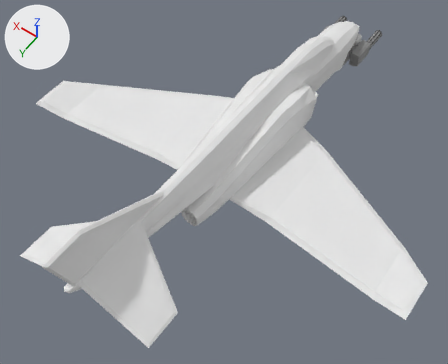
Renders of the Blender file Flyplane/Flyplane/assets/Spectre/Spectre.blend from each side of a commit.
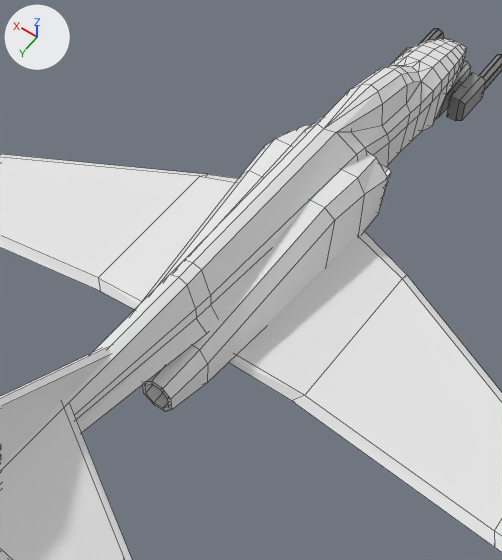
Old and new are each drawn whole from a 50 mm lens placed at (-4.18, 7.32, 8.35), pointed at (-0.21, 1.76, -0.38) and again close up on the part from 23% to 85% of the width and 0% to 85% of the height. Lighting does not change. The marker at upper left points along +X, +Y and +Z. The close-ups show mesh edges as thin lines.

Script lines for the objects in view, before the commit:
```python
me_cube_006 = bpy.data.meshes.new('Cube.006')
me_cube_006.from_pydata(...)  # 310 vertices, 247 faces; spans x 0.0..4.01, y -3.43..5.41, z -0.81..1.52
me_cube_006.materials.append(mat_material)  # white #e7e7e7
me_cube_012 = bpy.data.meshes.new('Cube.012')
me_cube_012.from_pydata(...)  # 28 vertices, 19 faces; spans x 0.347..0.545, y -0.915..0.264, z -0.171..0.148
me_cube_012.materials.append(mat_spectre_tex_png)  # picture img_spectre_tex_png
ob_airframe = bpy.data.objects.new('Airframe', me_cube_006)
ob_airframe.location = (0.0, 0.0, 0.0)
_m = ob_airframe.modifiers.new('Mirror', 'MIRROR')
_m.use_clip = True
ob_guns = bpy.data.objects.new('Guns', me_cube_012)
ob_guns.location = (0.0, -3.01, -0.61)
_m = ob_guns.modifiers.new('Mirror', 'MIRROR')
```
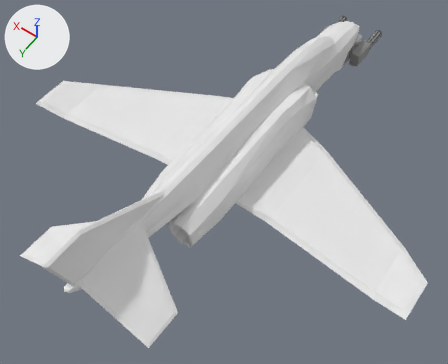
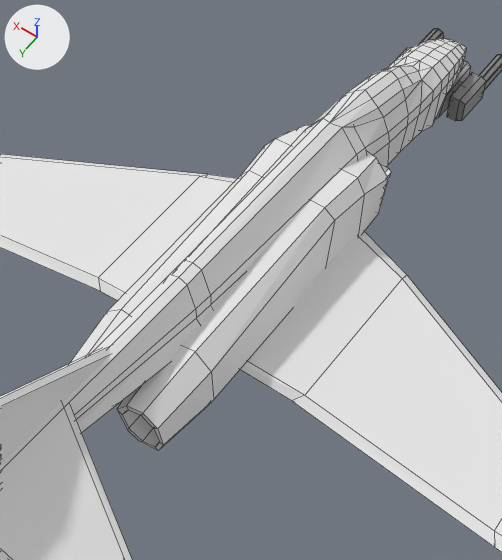
Edits to the bpy script that builds the scene:
```text
Change me_cube_006:
    where me_cube_006.from_pydata(...)  # 310 vertices, 247 faces; spans x 0.0..4.01, y -3.43..5.41, z -0.81..1.52
    used by ob_airframe; location = (0.0, 0.0, 0.0)
    me_cube_006 part 1: 32 of 310 vertices moved; they spanned x 0.0..0.47, y 2.3..2.81, z -0.51..0.03 and now span x 0.0..0.65, y 2.43..3.18, z -0.61..0.19; mean shift (0.09, 0.25, -0.01); largest move (0.3, 2.8, -0.39) -> (0.48, 3.15, -0.45)
    me_cube_006 part 2: 18 of 310 vertices moved; they spanned x 0.0..0.32, y -2.28..-0.35, z 0.0..0.59 and now span x 0.0..0.32, y -2.29..-0.46, z 0.0..0.59; mean shift (0.0, 0.02, 0.01); largest move (0.1, -1.27, 0.49) -> (0.1, -1.13, 0.49)
```

Changed parts and their boxes (x1, y1, x2, y2) in the close-ups (502 x 560 px; the box of a moved part takes in the faces that stretch with it):
part 1 of me_cube_006, moved or reshaped
    before: (139, 170, 335, 412)
    after: (69, 170, 335, 450)
part 2 of me_cube_006, moved or reshaped
    both: (184, 57, 442, 295)
